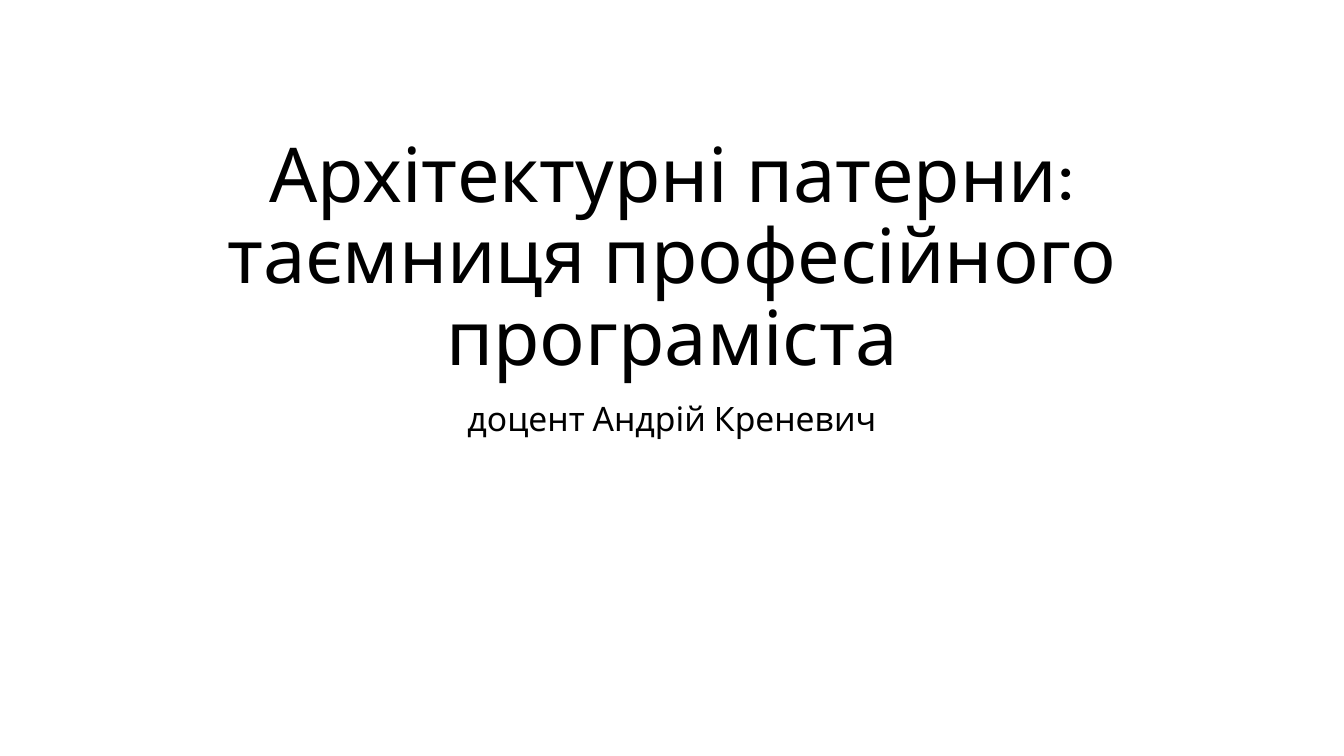
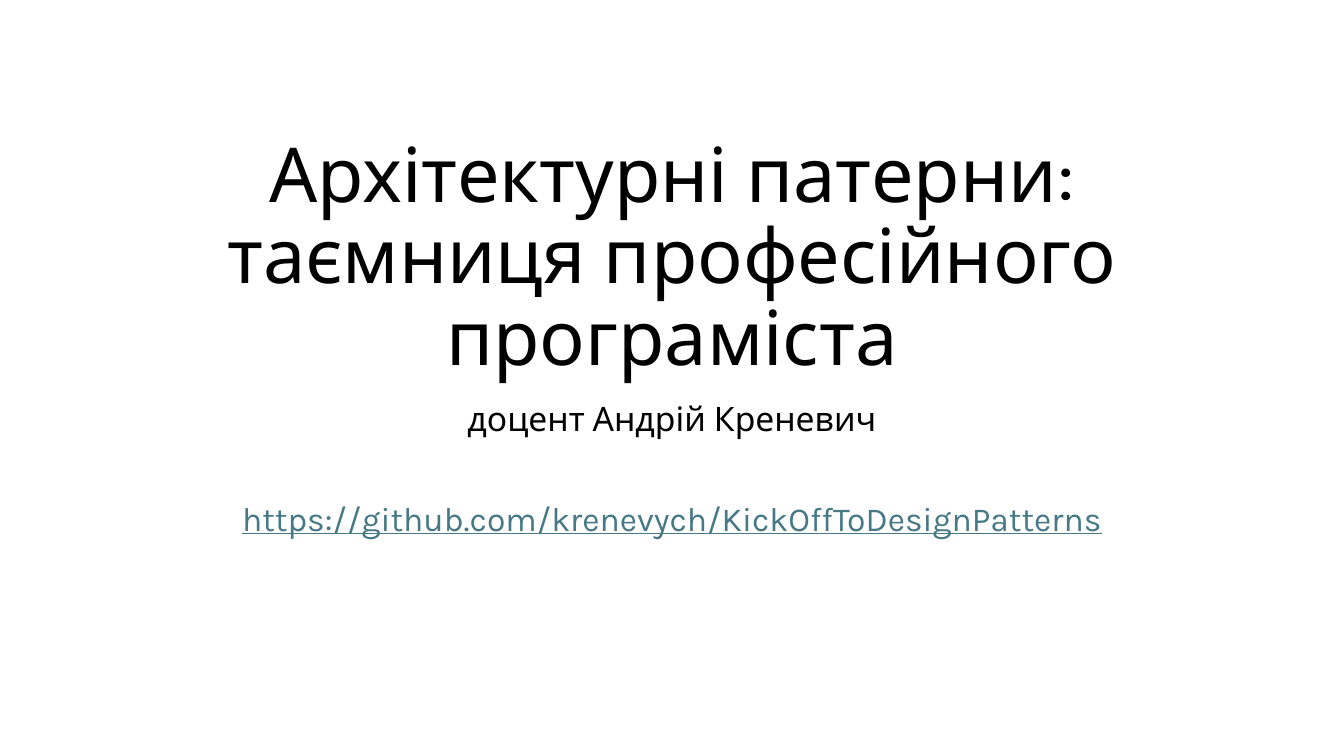
Before and after one commit to krenevych/KickOffToDesignPatterns, a slide deck: slide 1 of Архітектурні патерни.pptx. Drawn at 1344x756 pixels with LibreOffice and Linux fonts; fonts in the diff are those of the drawing. Boxes give left, top, right and bottom in pixels: in the first picture for what was removed or moved away, otherwise in the second. Text is boxed around its words. In the diff, an @@ line names an element or a change of style, - is before the commit and + after.

Commit message:
Презентація

```diff
--- a/Архітектурні патерни.pptx
+++ b/Архітектурні патерни.pptx
@@ subtitle at bbox=[242, 506, 1101, 540]: paragraph added @@
+https://github.com/krenevych/KickOffToDesignPatterns
```
